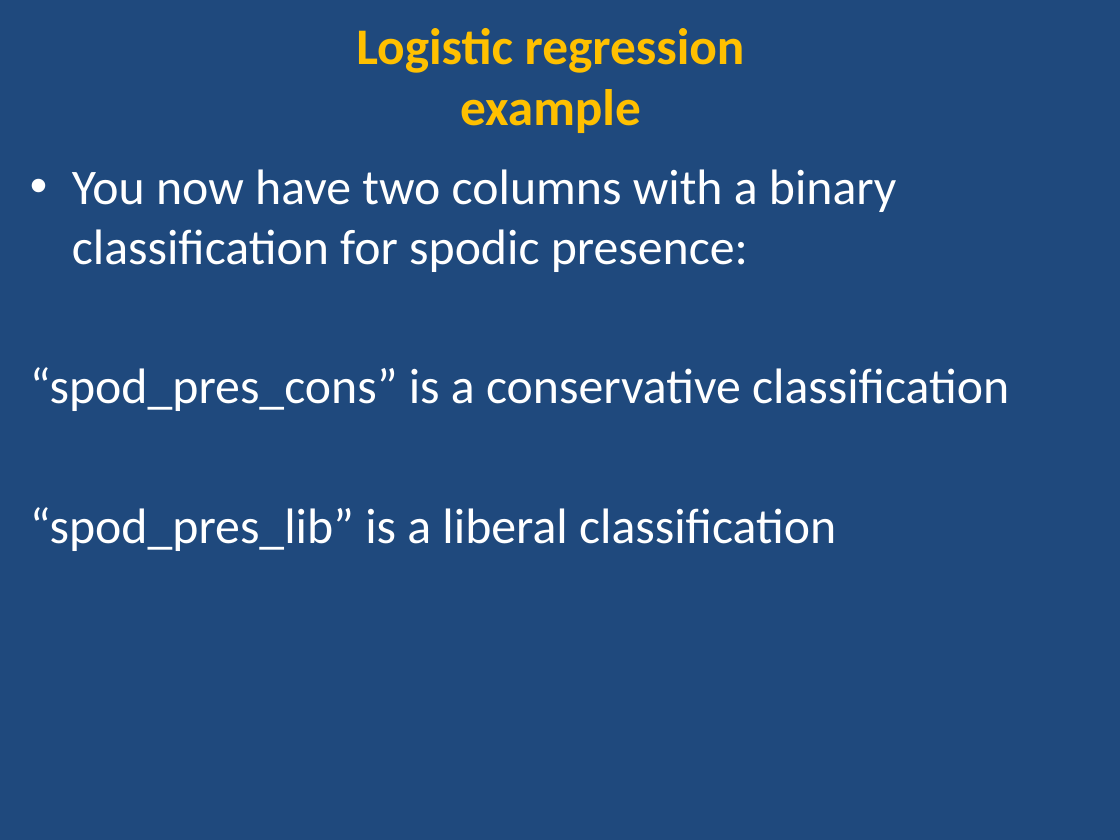
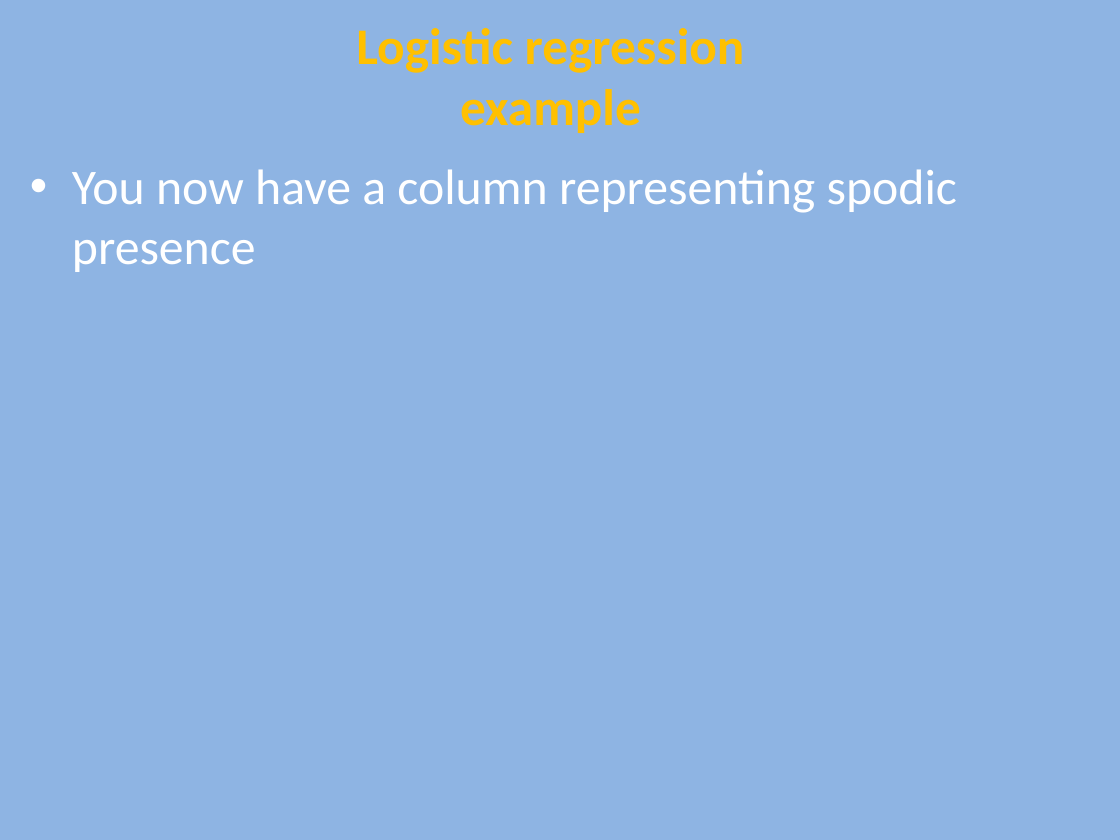
Before and after one commit to ncss-tech/stats_for_soil_survey, a slide deck: slide 18 of presentations/logistic_regression/Logistic.pptx (slide 6 before the commit). Drawn at 1120x840 pixels with LibreOffice and Linux fonts; fonts in the diff are those of the drawing. Boxes give left, top, right and bottom in pixels: in the first picture for what was removed or moved away, otherwise in the second. Text is boxed around its words. In the diff, an @@ line names an element or a change of style, - is before the commit and + after.

```diff
--- a/presentations/logistic_regression/Logistic.pptx
+++ b/presentations/logistic_regression/Logistic.pptx
@@ background #1F497D to #8EB4E3 @@
@@ text at [72,169,957,272]: text changed @@
-• You now have two columns with a binary classification for spodic presence:
-“spod_pres_cons” is a conservative classification
-“spod_pres_lib” is a liberal classification
+• You now have a column representing spodic presence
```
Also in this commit, not shown: 16 other slides changed, 12 slides added, 1 other file.
